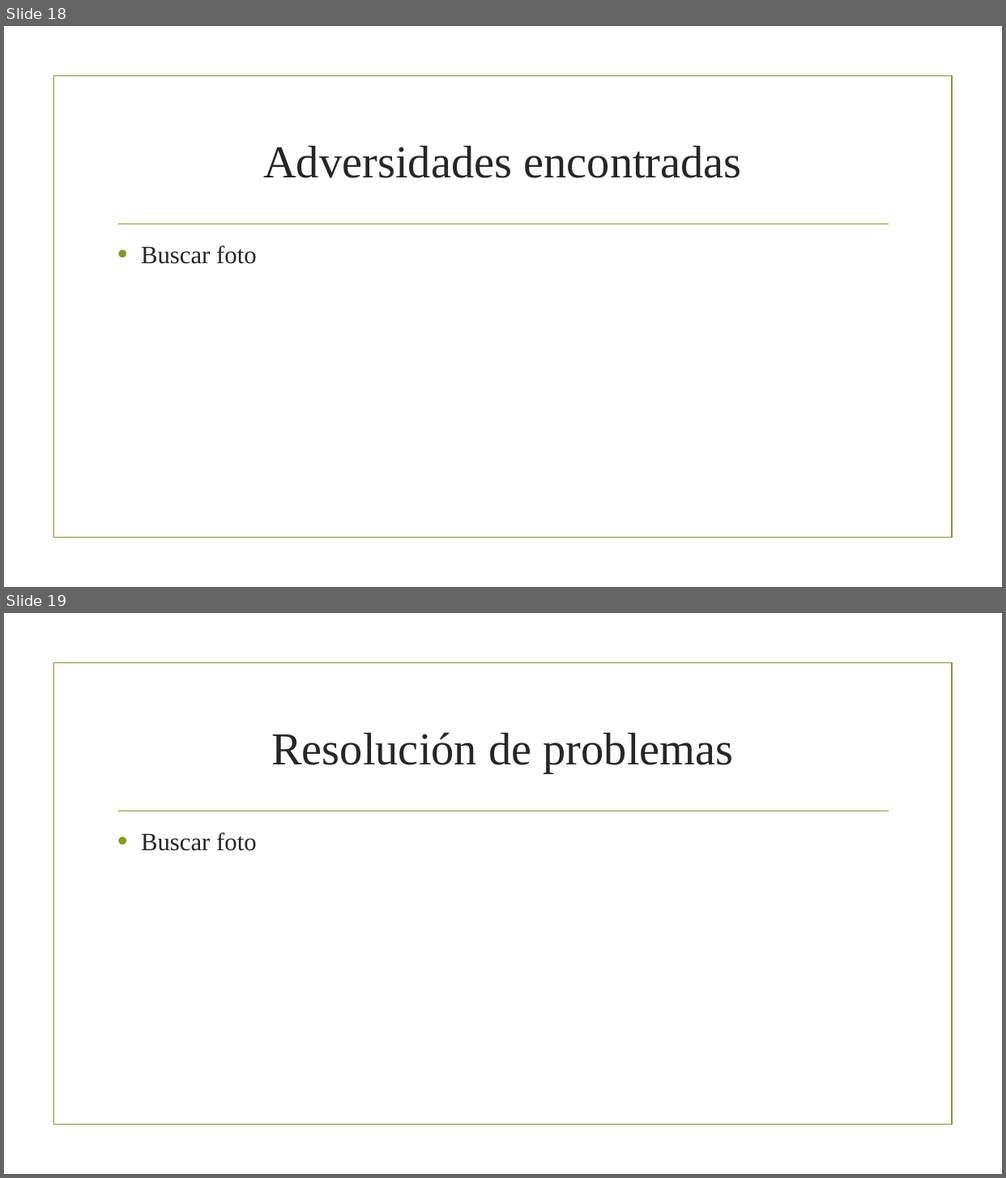
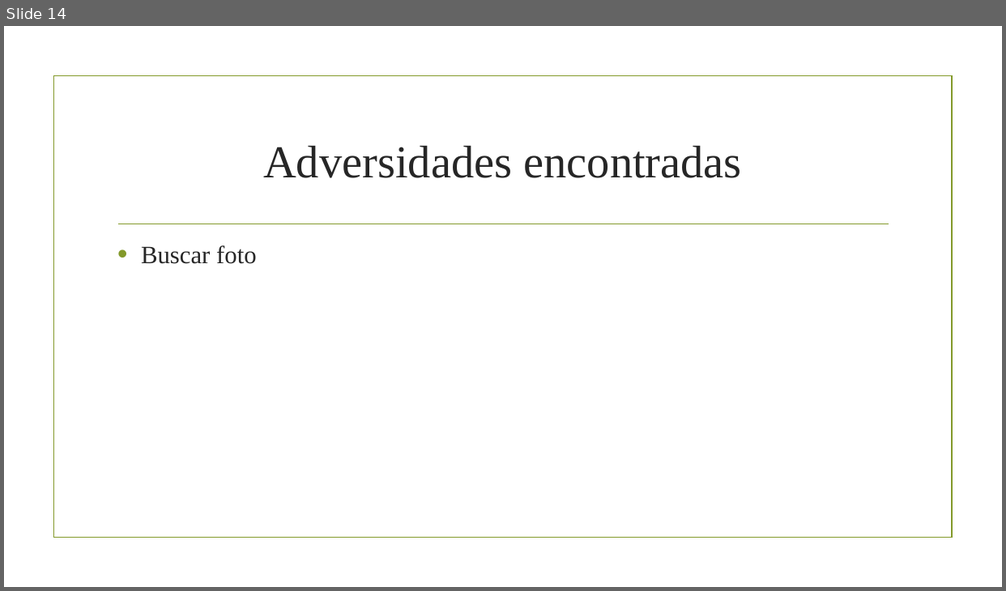
Before and after one commit to HectorSanchezLuque/PIdam2122verde, a slide deck: worktab.pptx. Shown one above the other, each under a label of ours: slides 18 and 19 before the commit, slide 14 after it. The pictures are 1006x1178 and 1006x591 pixels, drawn with LibreOffice and Linux fonts; fonts in the diff are those of the drawing; background and template pictures are left out. Boxes give left, top, right and bottom in pixels: in the first picture for what was removed or moved away, otherwise in the second. Text is boxed around its words. In the diff, an @@ line names an element or a change of style, - is before the commit and + after.

```diff
--- a/worktab.pptx
+++ b/worktab.pptx
@@ slide 19 removed at <box>4,613,1002,1174</box>, background picture (left out); not listed: 2 template elements that a slide beside it also shows @@
@@ title removed at <box>271,732,734,773</box> @@
-Resolución de problemas
@@ text removed at <box>141,833,257,851</box> @@
-• Buscar foto
@@ what was slide 18 is now slide 14 @@
```
Also in this commit, not shown: 6 slides changed, 6 slides added, 11 other slides removed.
